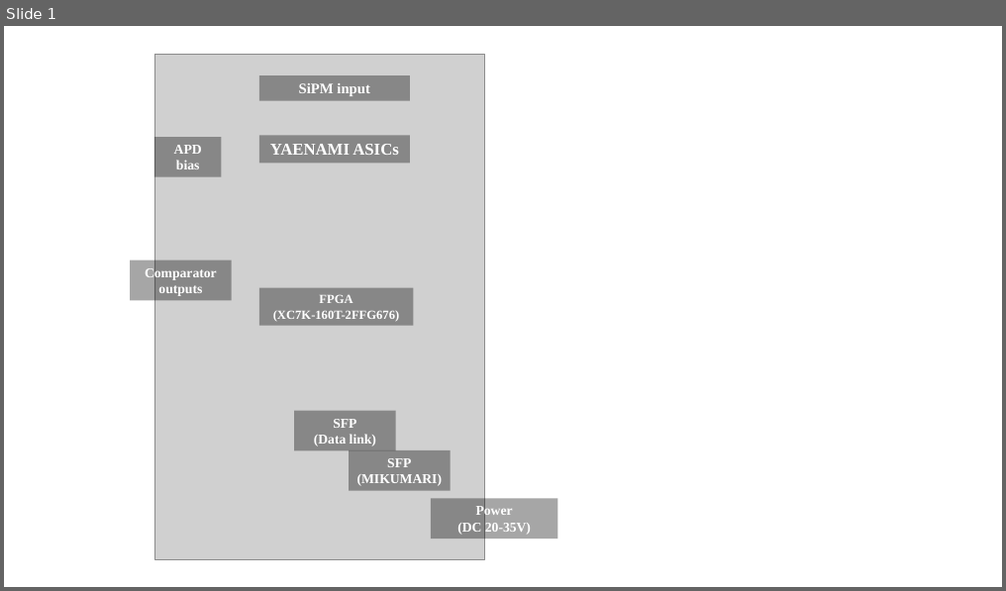
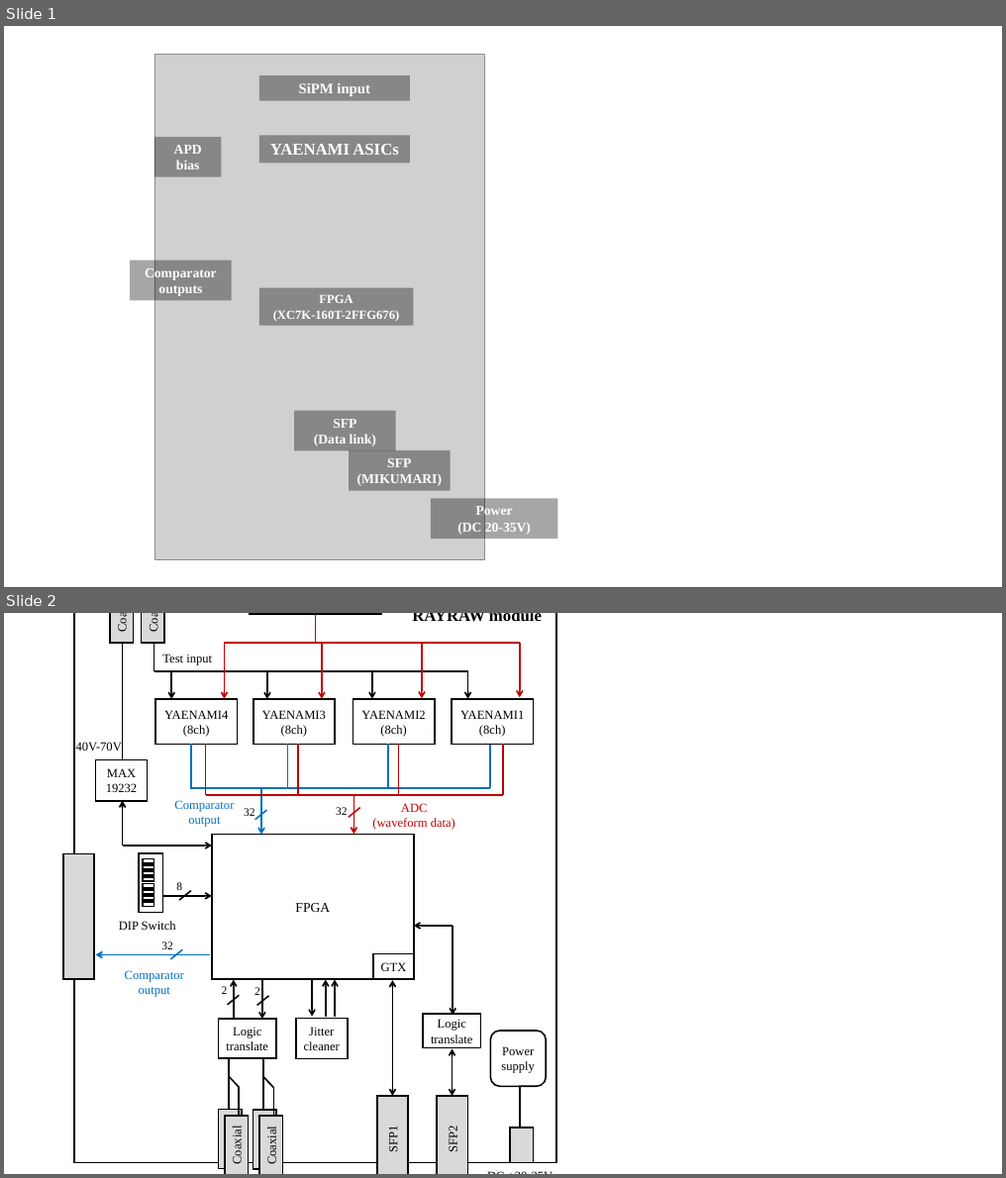
Before and after one commit to yokazakig-2/ug-rayraw, a slide deck: figures/figg.pptx. Shown one above the other, each under a label of ours: slide 1 before the commit, slides 1 and 2 after it. The pictures are 1006x591 and 1006x1178 pixels, drawn with LibreOffice and Linux fonts; fonts in the diff are those of the drawing; grey boxes stand for pictures. Boxes give left, top, right and bottom in pixels: in the first picture for what was removed or moved away, otherwise in the second. Text is boxed around its words. In the diff, an @@ line names an element or a change of style, - is before the commit and + after.

```diff
--- a/figures/figg.pptx
+++ b/figures/figg.pptx
@@ slide 2 added at [4,613,1002,1174], background #FFFFFF @@
@@ group added at [63,613,566,1174]: 31 rectangles, 28 lines, 21 arrows, 14 texts, 2 double arrows, 1 rounded rectangle @@
+FPGA
+Power
+supply
+SFP1
+DC +20-35V
+RAYRAW module
+DIP Switch
+SFP2
+Coaxial
+GTX
+Logic
+translate
+Logic
+translate
+Jitter
+cleaner
+8
+Coaxial
+MAX
+19232
+YAENAMI4
+(8ch)
+YAENAMI3
+(8ch)
+YAENAMI2
+(8ch)
+YAENAMI1
+(8ch)
+40V-70V
+32
+Comparator
+output
+ADC
+(waveform data)
+2
+2
+32
+Coaxial
+Coaxial
+32
+Comparator
+output
+Coaxial
+Coaxial
+Test input
+MPPC input
```
Also in this commit, not shown: 10 other files.
